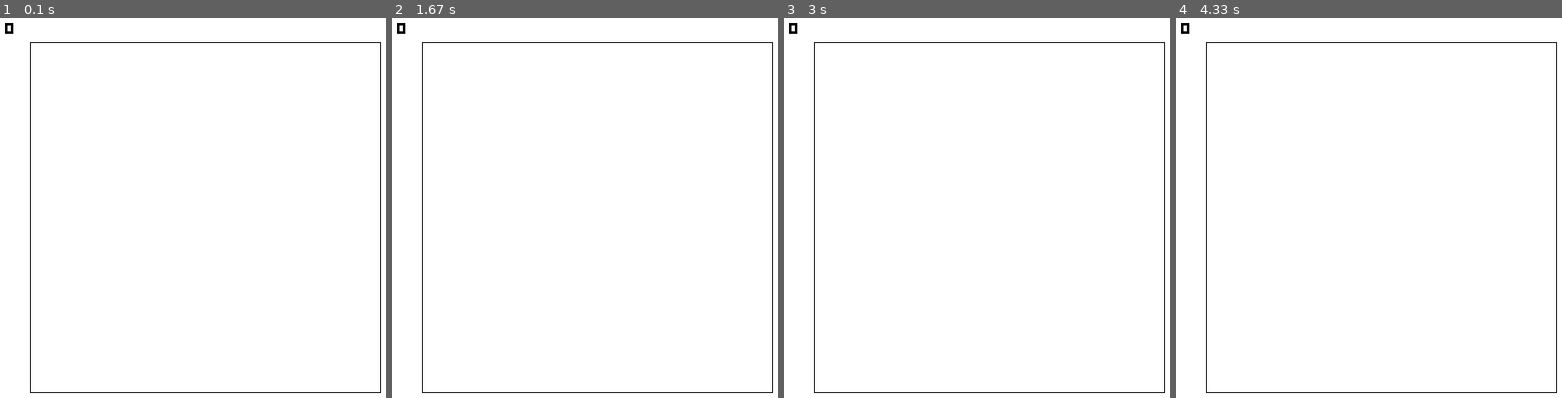
Above: before the commit, frames 1-4 (left to right).
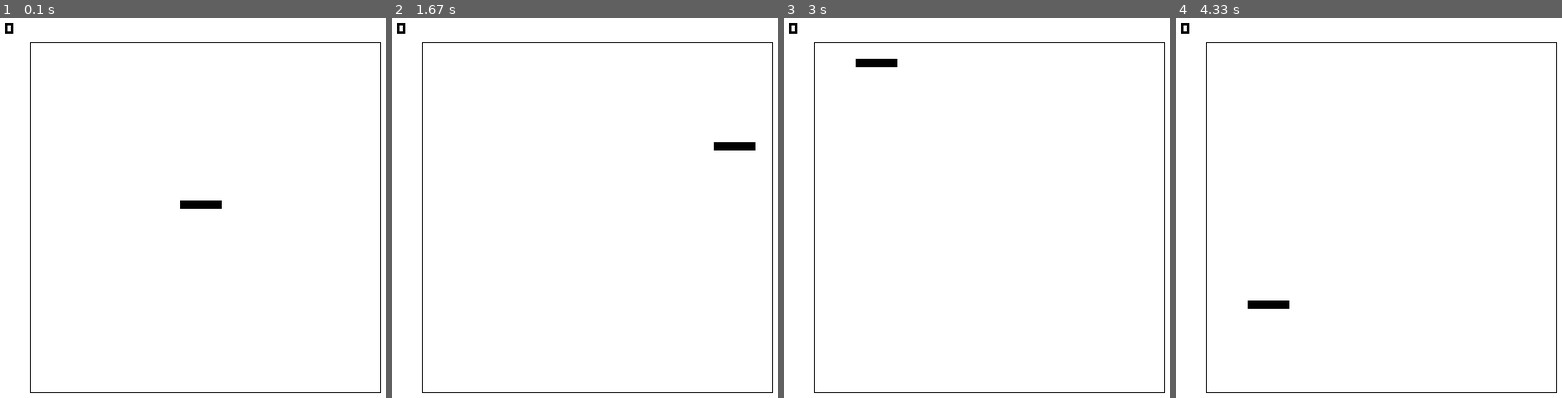
Above: after the commit, the same moments.

Repository: BorZzzenko/Simple-Snake-Game-Pygame
Game: pygame game, started from MainWindow.pyw
Two runs of this game, one before a commit and one after it. Both use one fixed random seed, a clock stepped at 60 frames per second and the inputs below.
Inputs:
- Up to frame 1 (0.1 s): no input
- Up to frame 2 (1.67 s): tap W at 0.33 s; hold A 0.67-1.13 s; hold Right 0.67-1.13 s
- Up to frame 3 (3 s): hold Up 1.67-2.13 s; hold Right 2.17-2.63 s; hold Left from 2.67 s (still down)
- Up to frame 4 (4.33 s): release Left at 3.2 s; hold W 3.23-3.53 s; hold Down 3.23-3.53 s; hold Down 3.57-3.87 s; hold Left 3.9-4.3 s

The runs differ from the first frame. In frame 1, 0.2% of the frame differs, in the area x 46-58%, y 48-51%; in frame 2, 0.2%; in frame 3, 0.2%; in frame 4, 0.2%.

Commit message:
add snake

Diff:
--- a/GameField.py
+++ b/GameField.py
@@ -1,3 +1,5 @@
+from Snake import Snake
+
 class GameField(object):
     def __init__(self, left_edge, right_edge, top_edge, bot_edge):
         self.__left_edge = left_edge
@@ -34,4 +36,10 @@
         return self.__snake
 
     def add_snake(self):
-        pass
+        if self.__snake is None:
+            x = self.__right_edge // 2
+            y = self.bot_edge // 2
+
+            self.__snake = Snake(x, y, self)
+
+        return self.__snake
--- a/MainWindow.pyw
+++ b/MainWindow.pyw
@@ -27,6 +27,7 @@
         self.__screen.fill(self.colors["WHITE"])
 
         self.draw_game_field()
+        self.draw_snake()
 
         text_score = self.__text_font.render(str(self.__game_field.score), 0, self.colors["BLACK"])
         self.__screen.blit(text_score, (self.CELL_WIDTH, self.CELL_WIDTH))
@@ -52,9 +53,14 @@
         pygame.draw.line(self.__screen, self.colors["BLACK"], (left, top),
                          (left, bot))
 
+    def draw_snake(self):
+        snake = self.__game_field.snake
+        if snake is not None:
+            for i in snake:
+                pygame.draw.rect(self.__screen, self.colors["BLACK"], [i.x * self.CELL_WIDTH,
+                                 i.y * self.CELL_WIDTH, self.CELL_WIDTH, self.CELL_WIDTH])
 
-
-    def set_game_field(self):
+    def add_game_field(self):
         if self.__game_field is None:
             edges = self.INDENT, self.__width - self.INDENT, self.INDENT, self.__width - self.INDENT
             edges = [i // self.CELL_WIDTH for i in edges]
@@ -67,7 +73,8 @@
     width = 500
     win = Window(width, width)
 
-    game_field = win.set_game_field()
+    game_field = win.add_game_field()
+    snake = game_field.add_snake()
 
     clock = pygame.time.Clock()
 
@@ -79,6 +86,21 @@
             if event.type == pygame.QUIT:
                 exit()
 
+        keys = pygame.key.get_pressed()
+        for key in keys:
+            if keys[pygame.K_LEFT] or keys[pygame.K_a]:
+                snake.change_direction('left')
+
+            if keys[pygame.K_RIGHT] or keys[pygame.K_d]:
+                snake.change_direction('right')
+
+            if keys[pygame.K_UP] or keys[pygame.K_w]:
+                snake.change_direction('up')
+
+            if keys[pygame.K_DOWN] or keys[pygame.K_s]:
+                snake.change_direction('down')
+
+        snake.move()
         win.draw()
 
 
--- /dev/null
+++ b/Snake.py
@@ -0,0 +1,58 @@
+class SnakeBody():
+    def __init__(self, x, y):
+        self.x = x
+        self.y = y
+
+class Snake():
+    def __init__(self, x, y, game_field):
+        self.__game_field = game_field
+
+        self.__head = SnakeBody(x, y)
+        self.__body = [self.__head, SnakeBody(x + 1, y), SnakeBody(x + 2, y), SnakeBody(x + 3, y), SnakeBody(x + 4, y)]
+        self.__directions = [(-1, 0), (-1, 0), (-1, 0), (-1, 0), (-1, 0)]
+
+    def __iter__(self):
+        for i in self.__body:
+            yield i
+
+    def move(self):
+        left = self.__game_field.left_edge
+        right = self.__game_field.right_edge
+        top = self.__game_field.top_edge
+        bot = self.__game_field.bot_edge
+
+        for i in range(len(self.__body)):
+            self.__body[i].x += self.__directions[i][0]
+            self.__body[i].y += self.__directions[i][1]
+
+            # Check edges of game field
+            # Left edge
+            if self.__body[i].x < left:
+                self.__body[i].x = right - 1
+            # Right edge
+            elif self.__body[i].x > right - 1:
+                self.__body[i].x = left
+            # Top edge
+            if self.__body[i].y < top:
+                self.__body[i].y = bot - 1
+            # Bottom edge
+            elif self.__body[i].y > bot - 1:
+                self.__body[i].y = top
+
+        # Offset directions for body
+        x, y = self.__directions[0][0], self.__directions[0][1]
+        self.__directions.insert(0, (x, y))
+        self.__directions.pop()
+
+    def change_direction(self, direction : str):
+        dir = {
+            "left" : (-1, 0), "right" : (1, 0),
+            "up" : (0, -1), "down" : (0, 1)
+        }
+
+        dx = self.__directions[0][0]
+        dy = self.__directions[0][1]
+
+        if (dir[direction.lower()][0] != -dx and
+            dir[direction.lower()][1] != -dy):
+            self.__directions[0] = dir[direction.lower()]
